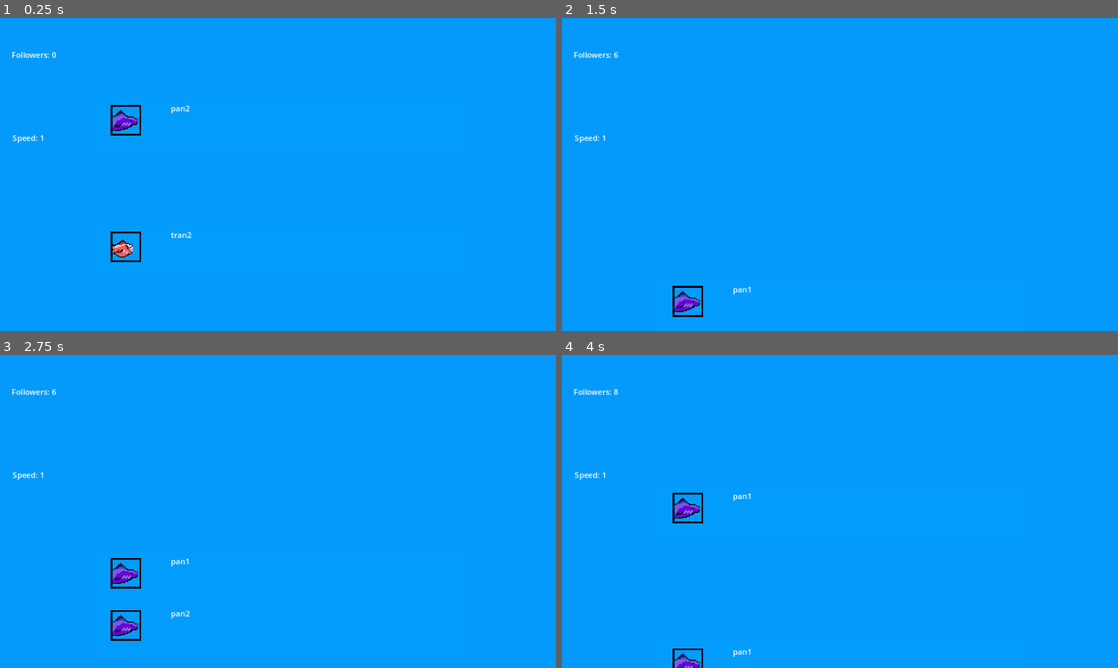
Above: before the commit, frames 1-4 (two rows, left to right).
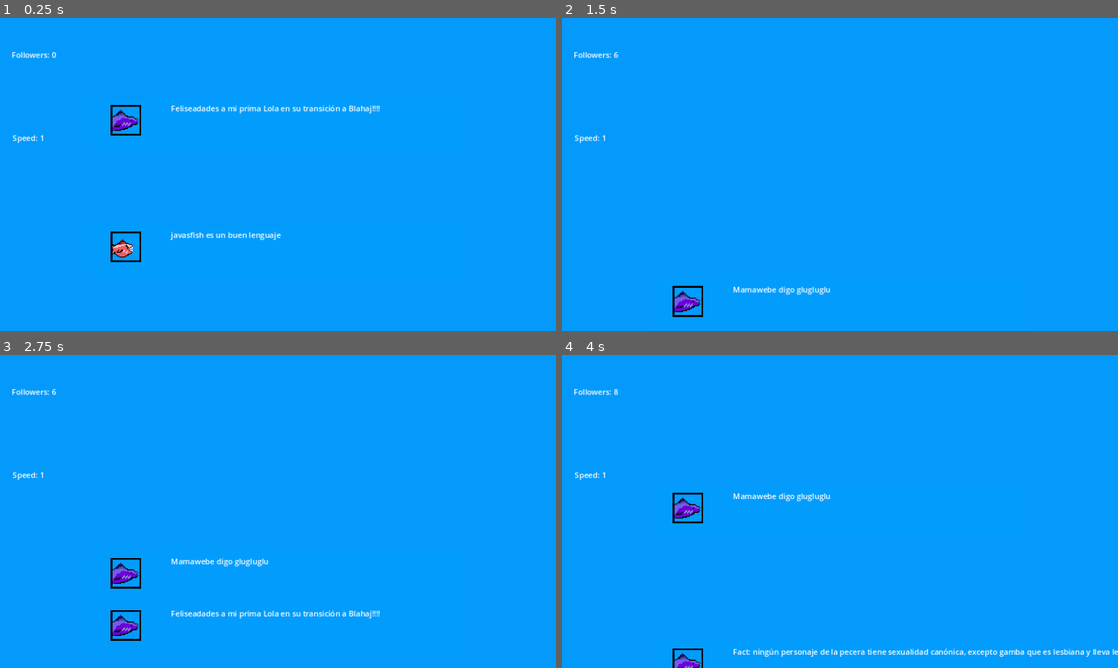
Above: after the commit, the same moments.

Repository: SuperchupuDev/fishtwt
Game: Godot game, scene res://main.tscn
The game is run twice, just before and just after one commit, with the same random seed, the same clock (stepped at 60 frames per second) and the same inputs.
Inputs (mouse positions are in pixels of both pictures, inside the frame that each line leads up to):
- Up to frame 1 (0.25 s): no input
- Up to frame 2 (1.5 s): move the mouse to (840, 111) at 0.52 s; click (840, 111) at 0.67 s; move the mouse to (840, 199) at 1.27 s; click (840, 199) at 1.42 s
- Up to frame 3 (2.75 s): move the mouse to (333, 442) at 2.02 s; click (333, 442) at 2.17 s
- Up to frame 4 (4 s): move the mouse to (840, 630) at 2.77 s; click (840, 630) at 2.92 s; move the mouse to (840, 642) at 3.52 s; click (840, 642) at 3.67 s

The runs differ from the first frame. In frame 1, 0.7% of the frame differs, in the area x 30-69%, y 27-72%; in frame 2, 0.3%; in frame 3, 0.7%; in frame 4, 1.1%, in the area x 30-100%, y 44-97%.

Commit message:
text 3/4

Diff:
--- a/enemyplaceholder.gd
+++ b/enemyplaceholder.gd
@@ -4,7 +4,56 @@
 var sprite:Sprite2D
 var label:Label
 var sprites=["res://fishpfp01.png","res://baitpfp01.png","res://placeholder.png","res://dolphinpfp1.png","res://blahajpfp1.png"]
-var messages=[["pan1","pan2"],["tran1","tran2"],["bi1","bi2"],["ace1","ace2"],["bla1","bla2"]]
+var messages=[
+	["Mamawebe digo glugluglu",
+	"I love the sea :()",
+	"Alguien quiere entradas para Fishnet?",
+	"Feliseadades a mi prima Lola en su transición a Blahaj!!!!",
+	"Hook TUAH",
+	"Qué buen anzuelo he encontrado! Espero que nada malo pase",
+	"just learned about air. what the crab",
+	"me estoy pescando",
+	"YUMMMMM SO FULL OF MICROPLASTIC",
+	"nueva en esta ciudad, qué me recomiendan?",
+	"he comprado peztrógenos en temu",
+	"Fact: ningún personaje de la pecera tiene sexualidad canónica, excepto gamba que es lesbiana y lleva leyendo Yuri desde segundo de la PEZO antes d irse a dormir religiosamente aunque jamas se lo a comentado a nadie porque le da muchísima vergüenza admitir q lo hace",
+	"who up eating they food",
+	"Tienes que ir a terapia, tienes que ir a terapia y no hablar con tus peces cercanos sobre nada complicado",
+	"pezzy wezzy uwu"],
+	["KRILL YOURSELF!!!!!!!\"!!!¿¿\"!!!!!\"",
+	"FISH YOU",
+	"zero likes, impressive",
+	"dijiste esto hace siete años. qué tienes que decir al respecto",
+	"gills in bio opinion discarded",
+	"have u seen this",
+	"go breathe some air",
+	"podrías espaciar tus periodos de respirar un poco más? es que es la semana de finales :()",
+	"look!! a bubbol :O",
+	"it's not true, but the fact that it couñd have been really says a lot..heh",
+	"salmorejo = gazpacho con pan",
+	"javasfish es un buen lenguaje",
+	"interpreta :(){ :|:& };:",
+	"google en crabbant",
+	"is it really planar though",
+	"go with the flow"],
+		["ace1","ace2"],
+	["JOHN DEATH WILL FIX THIS. SHUTR UP",
+	"wahh wahh <- this is you",
+	"the flood is coming. the flood is coming. the flood is",
+	"I AGREE AND THINK YOU SHOULD BECOME GOD",
+	"IM NOT SURE AND THINK YOU SHOULD DIE REGARDLESS",
+	"I DISAGREE AND THINK YOU SHOULD TURN INTO very nice bait for others to eat, actually",
+	"i'm not owned!! (turns into a corncob)",
+	"im kubus",
+	"chatpez said otherwise, therefore i must be right!!",
+	"Interesting",
+	"Concerning",
+	"I definitely don't do pezamine and I am a responsible leader",
+	"imagínate que tienes dos gambas",
+	"i must embrace the black mold",
+	"there is only one fish"],
+	["bla1","bla2"]
+	]
 
 # Called when the node enters the scene tree for the first time.
 func _ready() -> void:
@@ -12,7 +61,7 @@
 	sprite = get_node("Sprite2D2")
 	sprite.texture=load(sprites[type])
 	label = get_node("Label")
-	label.text = messages[type][randi() % 2]
+	label.text = messages[type][randi() % messages[type].size()]
 
 func _on_visible_on_screen_notifier_2d_screen_exited():
 	if Global.points > 0:
@@ -32,12 +81,12 @@
 		else:
 			Global.points += 5
 		if old_points < 10 and Global.points >= 10:
-			Global.speed += 1
+			Global.speed = 2
 		elif old_points < 30 and Global.points >= 30:
-			Global.speed += 1
+			Global.speed = 3
 		elif old_points < 50 and Global.points >=50:
-			Global.speed += 1
-		elif old_points < 50 and Global.points >=70:
-			Global.speed += 1
+			Global.speed = 4
+		elif old_points < 70 and Global.points >=70:
+			Global.speed = 5
 		print("clicked");
 		queue_free()
--- a/manager.gd
+++ b/manager.gd
@@ -27,7 +27,7 @@
 	elif Global.speed >= 4:
 		enemy_instance.type = randi_range (0,3)
 		background.texture=load(deeper[3])
-	if Global.speed == 5:
+	if Global.speed >= 5:
 		background.texture=load(deeper[4])
 	add_child(enemy_instance)
 	print("ola estoy spawneando")
